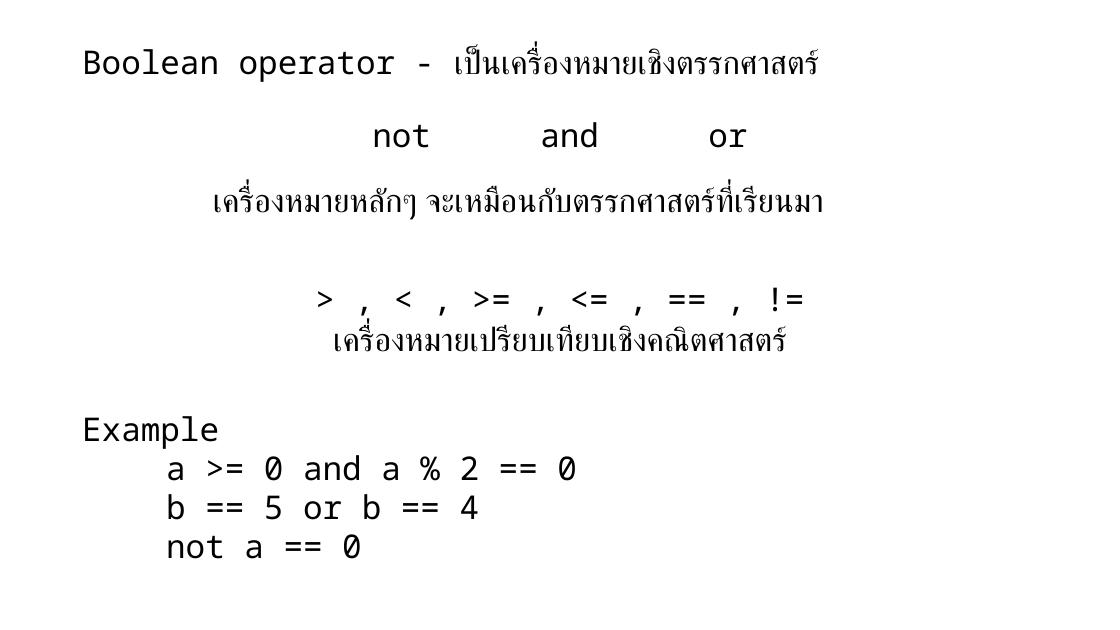
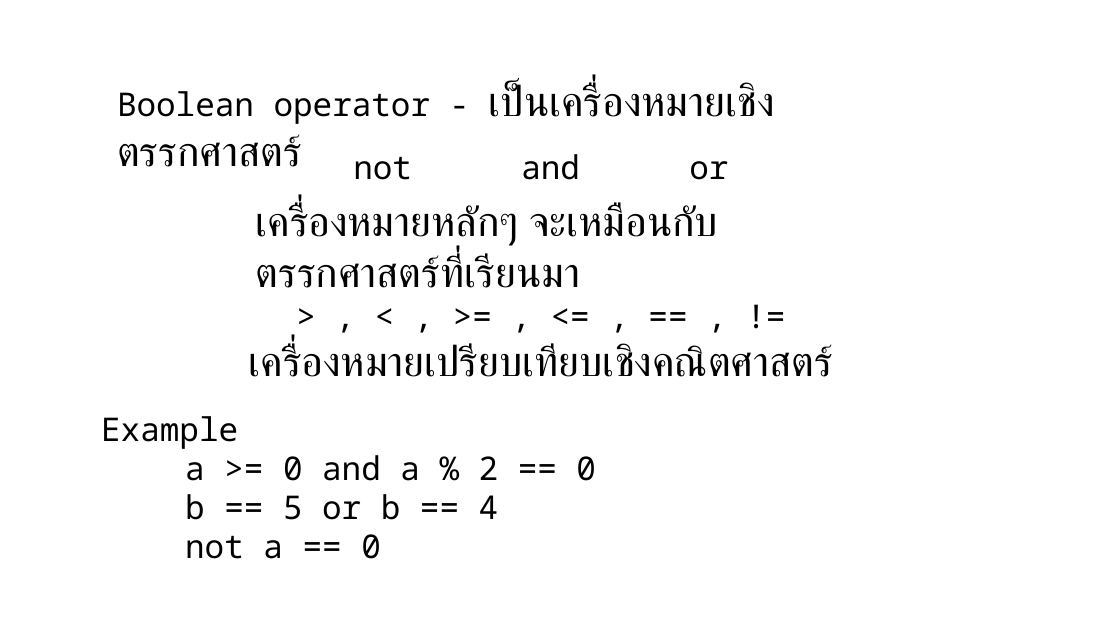
Before and after one commit to Vjumpkung/LetMeTiredPython, a slide deck: slide 11 of slide.pptx (slide 9 before the commit). Drawn at 1120x630 pixels with LibreOffice and Linux fonts; fonts in the diff are those of the drawing; background and template pictures are left out. Boxes give left, top, right and bottom in pixels: in the first picture for what was removed or moved away, otherwise in the second. Text is boxed around its words. In the diff, an @@ line names an element or a change of style, - is before the commit and + after.

```diff
--- a/slide.pptx
+++ b/slide.pptx
@@ text "Boolean operator - เป็นเครื่องหมายเชิงตรรกศาสตร์": place and size @@
-text "Boolean operator - เป็นเครื่องหมายเชิงตรรกศาสตร์" at box(82, 48, 818, 82)
+text "Boolean operator - เป็นเครื่องหมายเชิงตรรกศาสตร์" at box(117, 83, 775, 124)
@@ text "Boolean operator - เป็นเครื่องหมายเชิงตรรกศาสตร์" at box(117, 83, 775, 124): size 28 to 36 pt, font Noto Sans Mono to Arial in "เป็นเครื่องหมายเชิงตรรกศาสตร์" @@
@@ text "not and or": place and size @@
-text "not and or" at box(372, 122, 747, 148)
+text "not and or" at box(353, 154, 728, 180)
@@ text "เครื่องหมายหลักๆ จะเหมือนกับตรรกศาสตร์ที่เรียนมา": place and size @@
-text "เครื่องหมายหลักๆ จะเหมือนกับตรรกศาสตร์ที่เรียนมา" at box(213, 186, 823, 220)
+text "เครื่องหมายหลักๆ จะเหมือนกับตรรกศาสตร์ที่เรียนมา" at box(256, 204, 691, 288)
@@ text "เครื่องหมายหลักๆ จะเหมือนกับตรรกศาสตร์ที่เรียนมา" at box(256, 204, 691, 288): size 28 to 36 pt, font Noto Sans Mono to Arial @@
@@ text "> , < , >= ...": place and size @@
-text "> , < , >= ..." at box(333, 325, 786, 352)
+text "> , < , >= ..." at box(249, 344, 832, 377)
@@ text at box(249, 344, 832, 377): size 28 to 36 pt, font Noto Sans Mono to Arial in "เครื่องหมายเปรียบเทียบเชิงคณิตศาสตร์" @@
@@ text "Example": place and size @@
-text "Example" at box(82, 416, 577, 559)
+text "Example" at box(101, 416, 596, 559)
```
Also in this commit, not shown: 16 other slides changed, 5 slides added.
